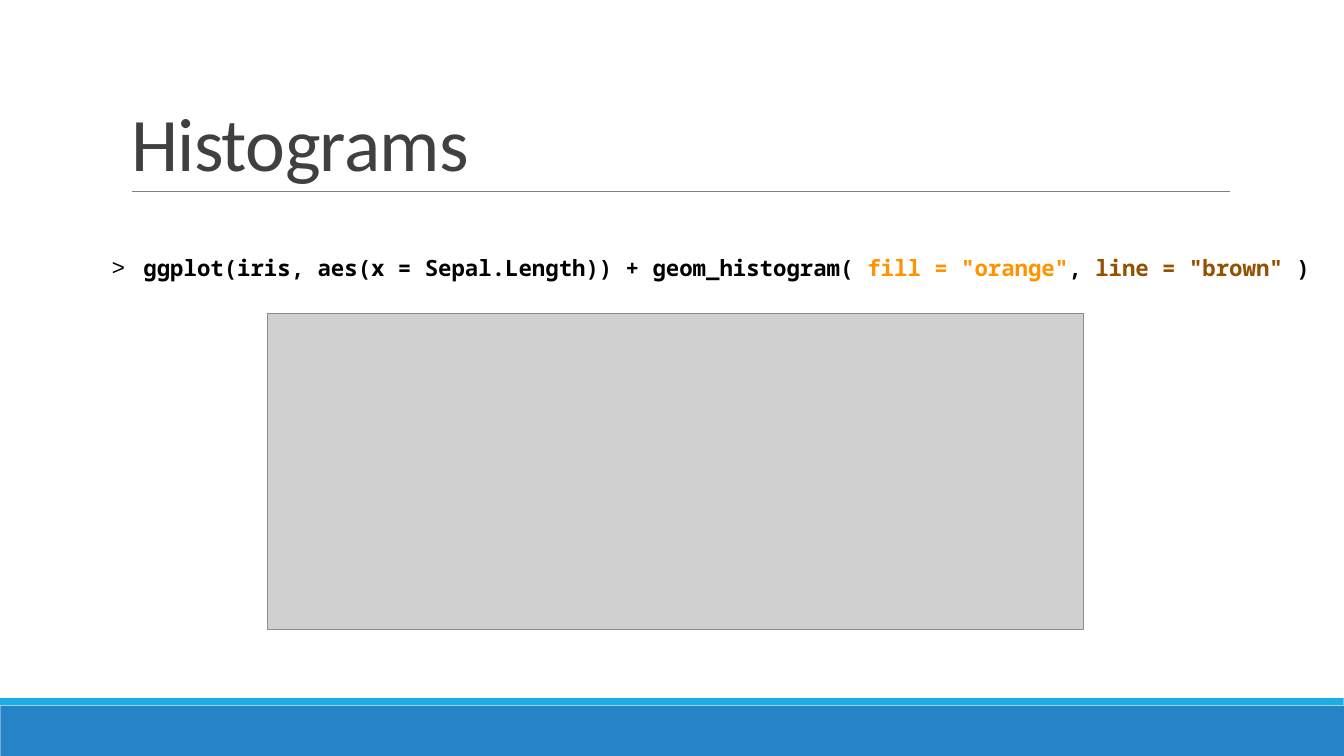
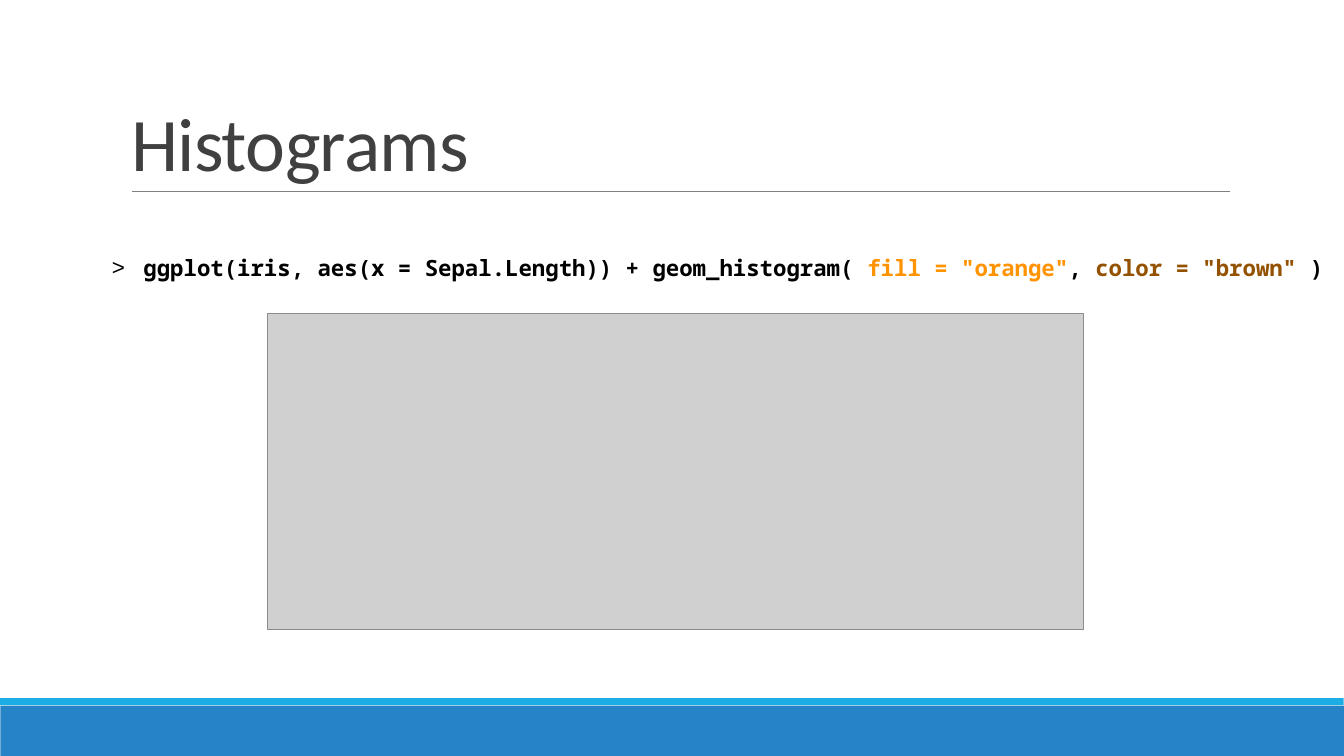
Before and after one commit to sjspielman/bio5312_fall2017, a slide deck: slide 23 of slides/day2_intro_to_tidyverse.pptx. Drawn at 1344x756 pixels with LibreOffice and Linux fonts; fonts in the diff are those of the drawing; grey boxes stand for pictures. Boxes give left, top, right and bottom in pixels: in the first picture for what was removed or moved away, otherwise in the second. Text is boxed around its words. In the diff, an @@ line names an element or a change of style, - is before the commit and + after.

Commit message:
day2 slide typos

```diff
--- a/slides/day2_intro_to_tidyverse.pptx
+++ b/slides/day2_intro_to_tidyverse.pptx
@@ text at [143,258,1296,282]: text changed @@
-> ggplot(iris, aes(x = Sepal.Length)) + geom_histogram( fill = "orange", line = "brown" )
+> ggplot(iris, aes(x = Sepal.Length)) + geom_histogram( fill = "orange", color = "brown" )
```
Also in this commit, not shown: 2 other slides changed, 1 other file.
